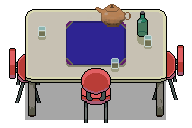
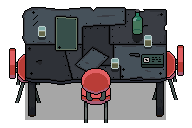
Two versions of the same layered image (192×128). Layer-by-layer changes:
removed layer "glasses" (was 89%) over (x1=38, y1=26, x2=152, y2=72)
renamed "bottle" to "drinks", painted on it over (x1=38, y1=9, x2=152, y2=69)
added layer "drinks shadow copy" (50%) above "drinks shadow" over (x1=38, y1=33, x2=152, y2=72)
hid "teapot", painted on it over (x1=87, y1=4, x2=132, y2=31)
added layer "box" above "scrapmetaldesk" over (x1=141, y1=54, x2=164, y2=68)
renamed "teapotHighlight" to "scrapmetaldesk", moved it above "whitedesk", painted on it over (x1=22, y1=5, x2=167, y2=115)
renamed "desk.png" to "whitedesk", hid it over (x1=25, y1=9, x2=167, y2=115)
